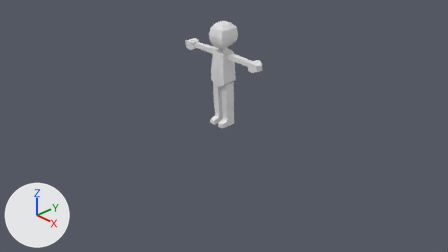
What one commit did to the Blender file WIP/untitled.blend.
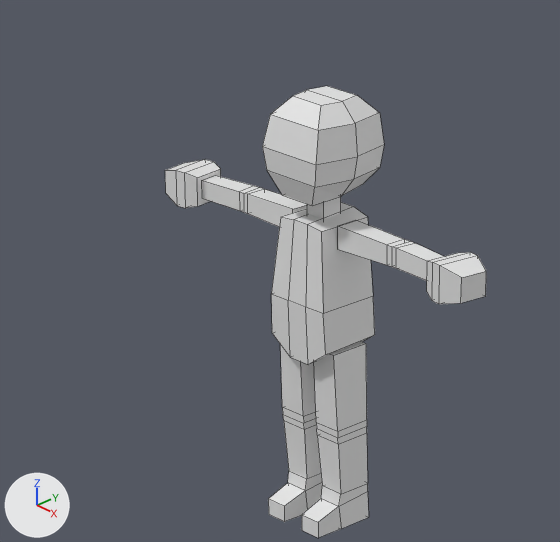
Each version appears first from the file's camera 'Camera', and next in a close-up on the part from 33% to 62% of the width and 0% to 51% of the height. The axes (+X, +Y, +Z) are drawn at lower left. The lights are the same throughout. The close-ups show mesh edges as thin lines.
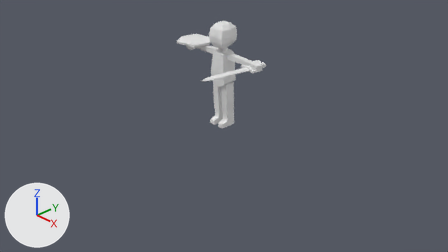
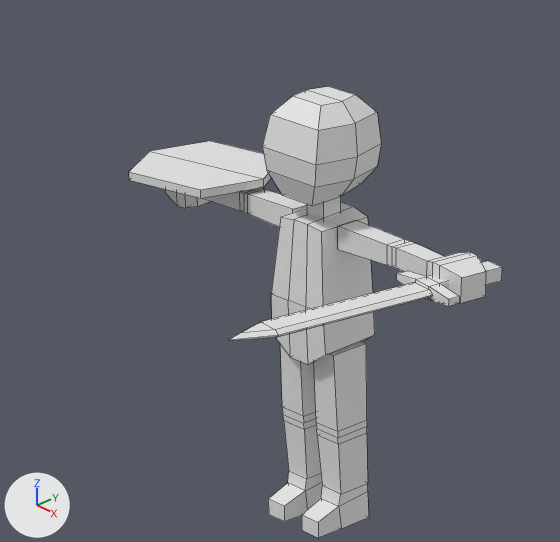
Edits to the scene script, one JSON object a line:
```json
{"block": "me_cube_007", "where": "# used by ob_cube; location = (0.0, 0.0, 0.0); scale = (0.228, 0.228, 0.228)"}
{"block": "me_cube_007", "where": "# verts and faces of me_cube_007; kept vertices keep their numbers, new ones are numbered from 198"}
{"block": "me_cube_007", "where": "# before: 34 (-0.4, 0.57, 6.49), 35 (-0.64, 0.74, 7.83), 38 (0.4, 0.57, 6.49) at pixel (362, 184), 39 (0.64, 0.74, 7.83) at pixel (379, 112), 41 (-0.72, 0.79, 7.26)"}
{"block": "me_cube_007", "where": "# before: 42 (0.72, 0.79, 7.26) at pixel (384, 144), 44 (-0.65, 0.75, 6.82), 45 (0.65, 0.75, 6.82) at pixel (379, 167), 49 (-0.38, 0.44, 8.16) at pixel (327, 85), 50 (0.38, 0.44, 8.16) at pixel (357, 95)"}
{"op": "remove", "block": "me_cube_007", "code": "me_cube_007.from_pydata(...)  # 198 vertices, 180 faces; spans x -3.93..3.93, y -0.84..0.79, z 0.01..8.16"}
{"op": "add", "block": "me_cube_007", "code": "me_cube_007.from_pydata(...)  # 245 vertices, 222 faces; spans x -4.46..4.12, y -4.76..1.16, z 0.01..8.16"}
{"block": "me_cube_007", "change": "me_cube_007 part 1: a new loose piece of 20 vertices spanning x 2.65..4.12, y -1.0..0.68, z 5.59..5.84"}
{"block": "me_cube_007", "change": "me_cube_007 part 2: a new loose piece of 15 vertices spanning x 2.61..3.67, y -4.76..-0.85, z 5.65..5.78"}
{"block": "me_cube_007", "change": "me_cube_007 part 3"}
{"op": "add", "block": "me_cube_007", "code": "verts[34] = (-0.36, 0.57, 6.49)  # moved"}
{"op": "add", "block": "me_cube_007", "code": "verts[49] = (-0.34, 0.44, 8.16)  # moved, pixel (328, 86)"}
{"op": "add", "block": "me_cube_007", "code": "verts[35] = (-0.58, 0.74, 7.83)  # moved"}
{"op": "add", "block": "me_cube_007", "code": "verts[38] = (0.36, 0.57, 6.49)  # moved, pixel (361, 183)"}
{"op": "add", "block": "me_cube_007", "code": "verts[50] = (0.34, 0.44, 8.16)  # moved, pixel (355, 94)"}
{"op": "add", "block": "me_cube_007", "code": "verts[39] = (0.58, 0.74, 7.83)  # moved, pixel (377, 112)"}
{"op": "add", "block": "me_cube_007", "code": "verts[41] = (-0.65, 0.79, 7.26)  # moved"}
{"op": "add", "block": "me_cube_007", "code": "verts[44] = (-0.58, 0.75, 6.82)  # moved"}
{"op": "add", "block": "me_cube_007", "code": "verts[42] = (0.65, 0.79, 7.26)  # moved, pixel (381, 143)"}
{"op": "add", "block": "me_cube_007", "code": "verts[45] = (0.58, 0.75, 6.82)  # moved, pixel (377, 166)"}
{"block": "me_cube_007", "change": "me_cube_007 part 4"}
{"block": "me_cube_007", "change": "12 vertices are added at x -4.46..-1.71, y -1.4..1.16, z 5.99..6.19"}
{"block": "me_cube_007", "change": "10 new faces join them"}
```

Changed parts and their boxes [x1, y1, x2, y2] in the close-ups (560 x 542 px; the box of a moved part takes in the faces that stretch with it):
```json
{"object": "Cube", "change": "reshaped", "before": [165, 86, 486, 538], "after": [129, 86, 502, 538], "on screen": "16% wider"}
{"part": 1, "of": "me_cube_007", "change": "added", "after": [397, 261, 502, 306]}
{"part": 2, "of": "me_cube_007", "change": "added", "after": [229, 282, 433, 341]}
{"part": 3, "of": "me_cube_007", "change": "moved or reshaped", "before": [309, 86, 384, 195], "after": [309, 86, 381, 195]}
{"part": 4, "of": "me_cube_007", "change": "added", "after": [129, 141, 271, 198]}
```
